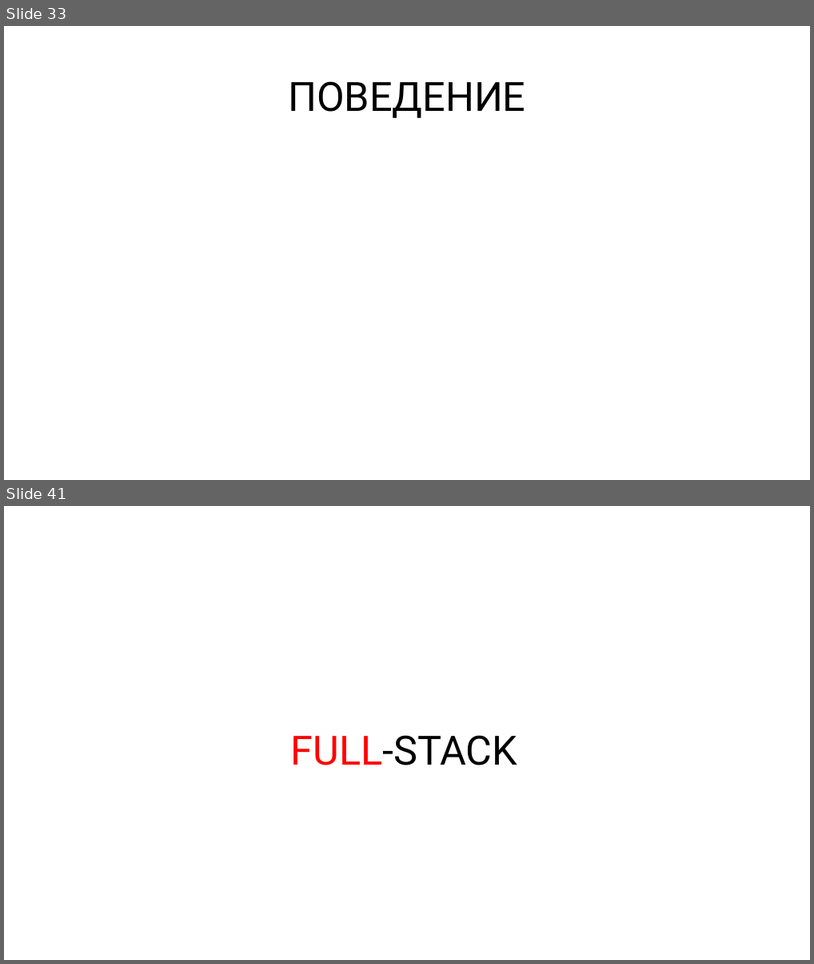
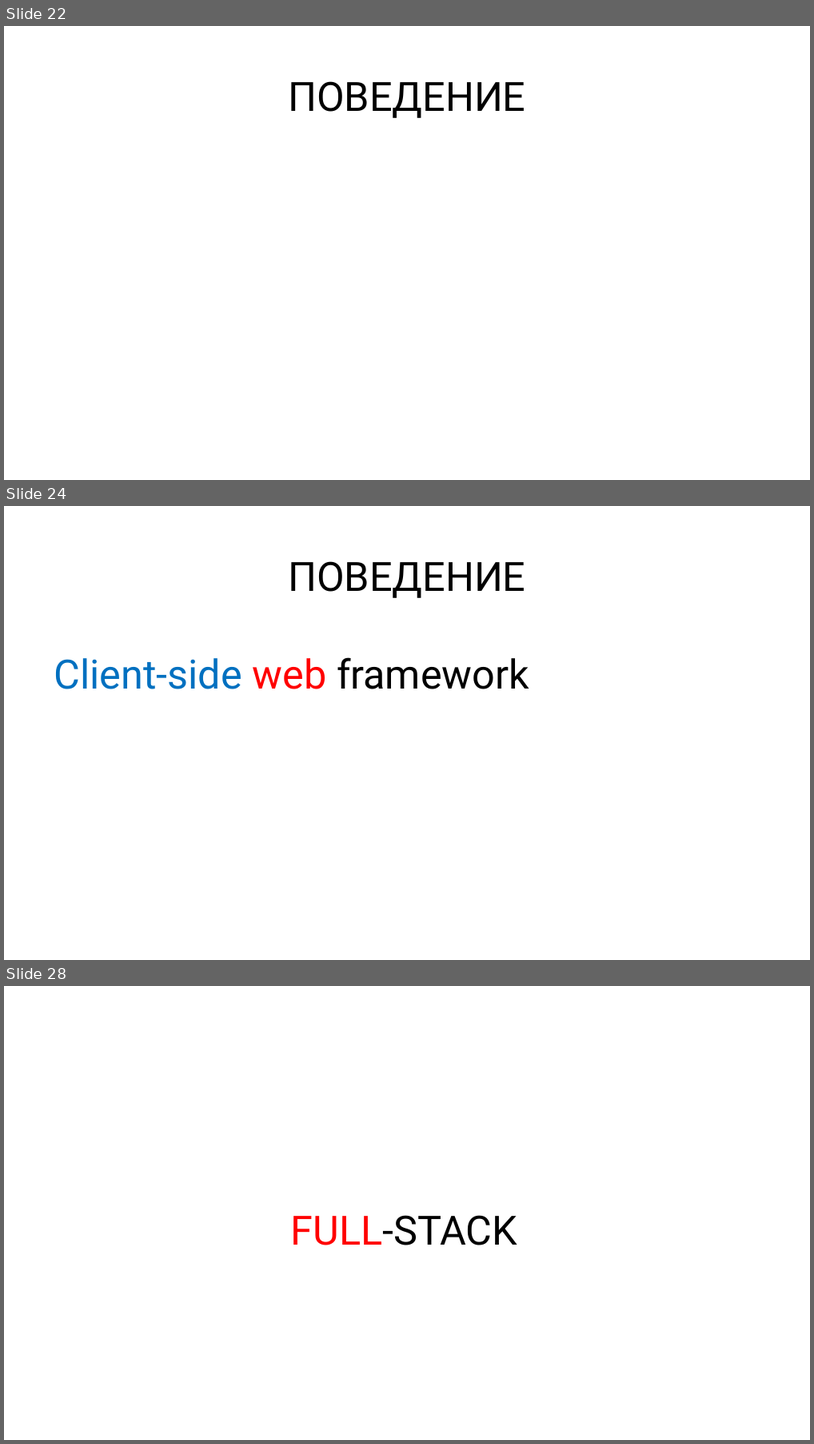
Before and after one commit to rkhaimov/brain-gym, a slide deck: Презентация.pptx. Shown one above the other, each under a label of ours: slides 33 and 41 before the commit, slides 22, 24 and 28 after it; the slides between them are not shown. The pictures are 814x964 and 814x1444 pixels, drawn with LibreOffice and Linux fonts; fonts in the diff are those of the drawing. Boxes give left, top, right and bottom in pixels: in the first picture for what was removed or moved away, otherwise in the second. Text is boxed around its words. In the diff, an @@ line names an element or a change of style, - is before the commit and + after.

```diff
--- a/Презентация.pptx
+++ b/Презентация.pptx
@@ slide 24 added at <box>4,506,810,960</box>, background #FFFFFF @@
@@ text added at <box>288,561,526,598</box>, 48 pt, text #000000 @@
+ПОВЕДЕНИЕ
@@ text added at <box>54,657,530,689</box>, 48 pt, text #0070C0 @@
+Client-side web framework
@@ what was slide 33 is now slide 22 @@
@@ what was slide 41 is now slide 28 @@
```
Also in this commit, not shown: 3 slides changed, 32 other slides added, 4 slides removed.
